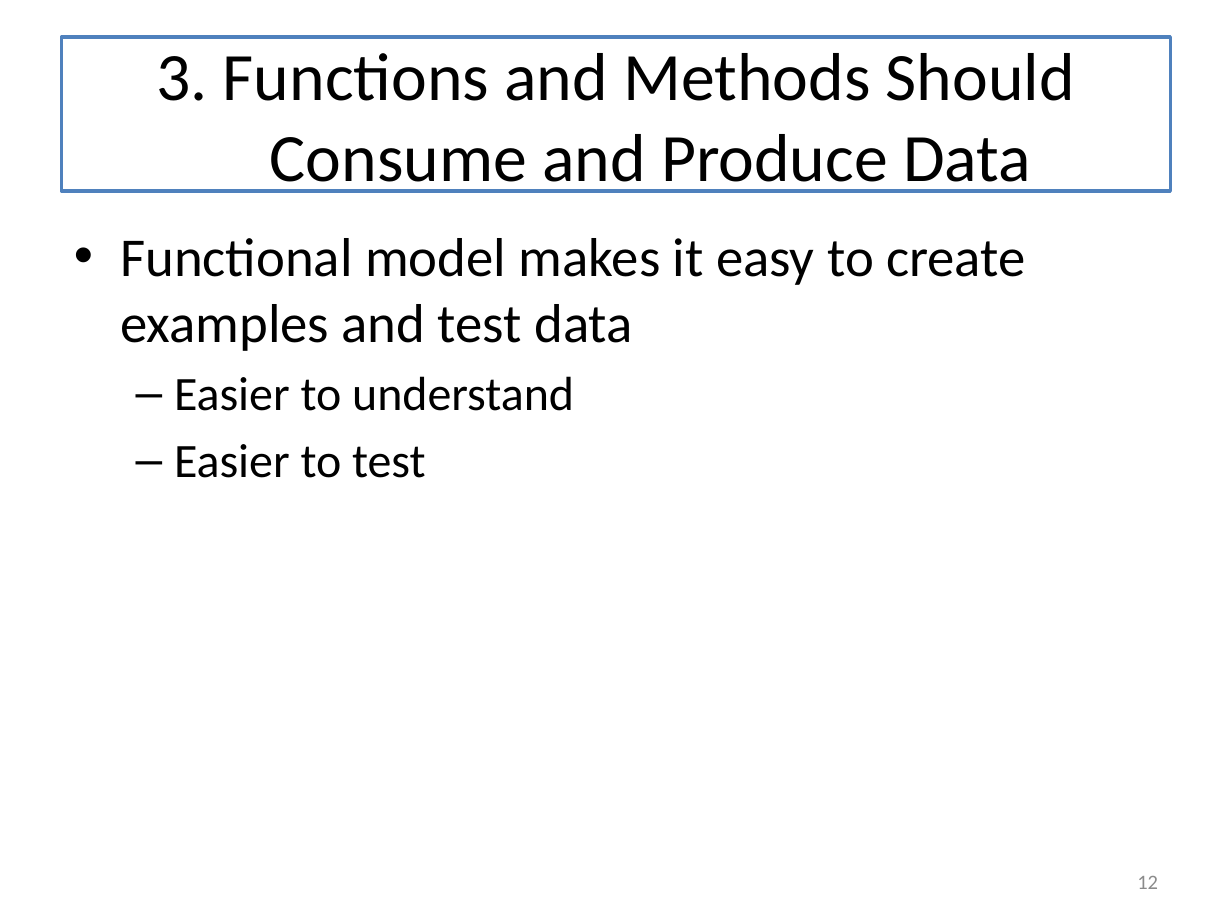
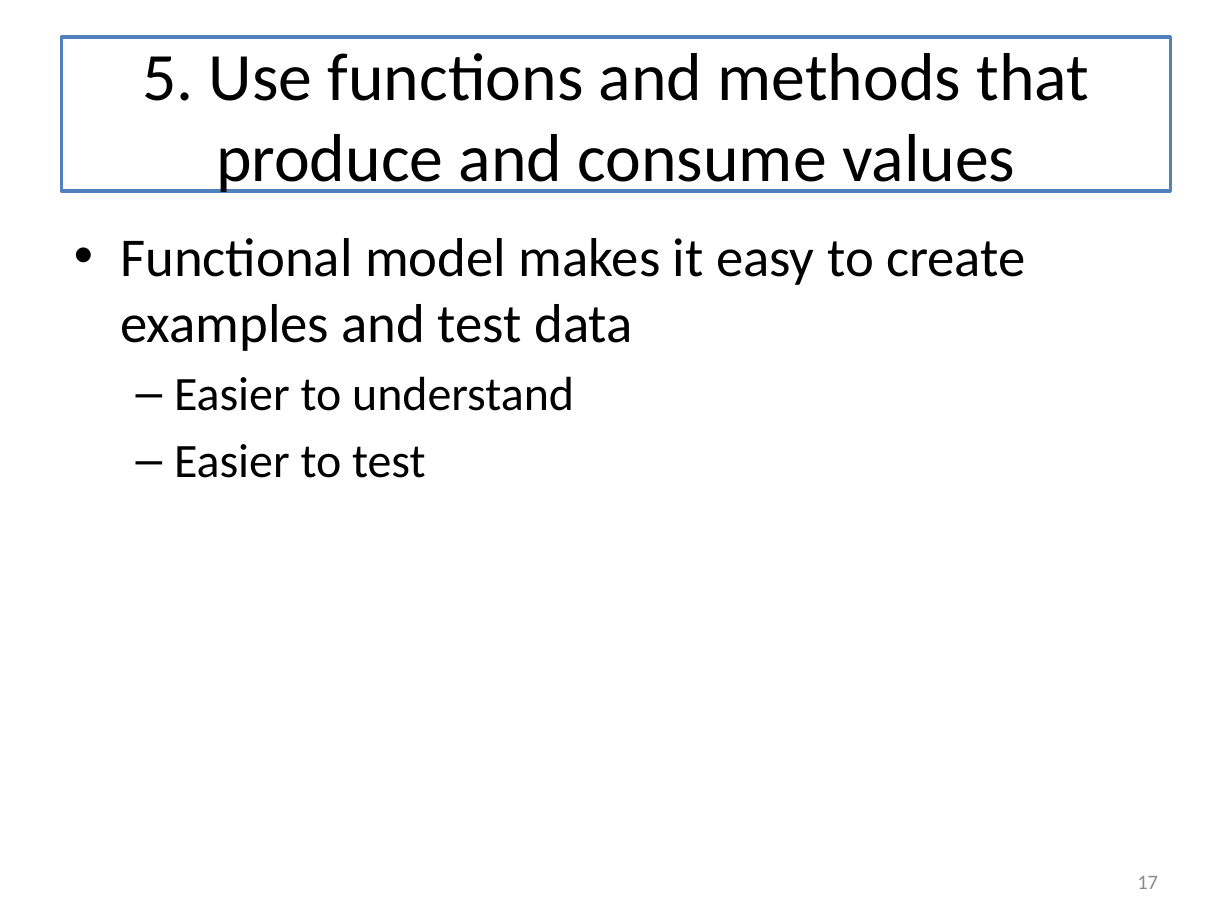
Before and after one commit to mwand/cs5010f16, a slide deck: slide 17 of Slides/Lesson 12.1 The Last Lecture.pptx (slide 12 before the commit). Drawn at 1232x924 pixels with LibreOffice and Linux fonts; fonts in the diff are those of the drawing. Boxes give left, top, right and bottom in pixels: in the first picture for what was removed or moved away, otherwise in the second. Text is boxed around its words. In the diff, an @@ line names an element or a change of style, - is before the commit and + after.

```diff
--- a/Slides/Lesson 12.1 The Last Lecture.pptx
+++ b/Slides/Lesson 12.1 The Last Lecture.pptx
@@ title at [142, 53, 1089, 193]: text changed @@
-3. Functions and Methods Should Consume and Produce Data
+5. Use functions and methods that produce and consume values
@@ page number at [1137, 876, 1158, 889]: text changed @@
-12
+17
```
Also in this commit, not shown: 10 other slides changed, 5 slides added, 3 slides removed.
